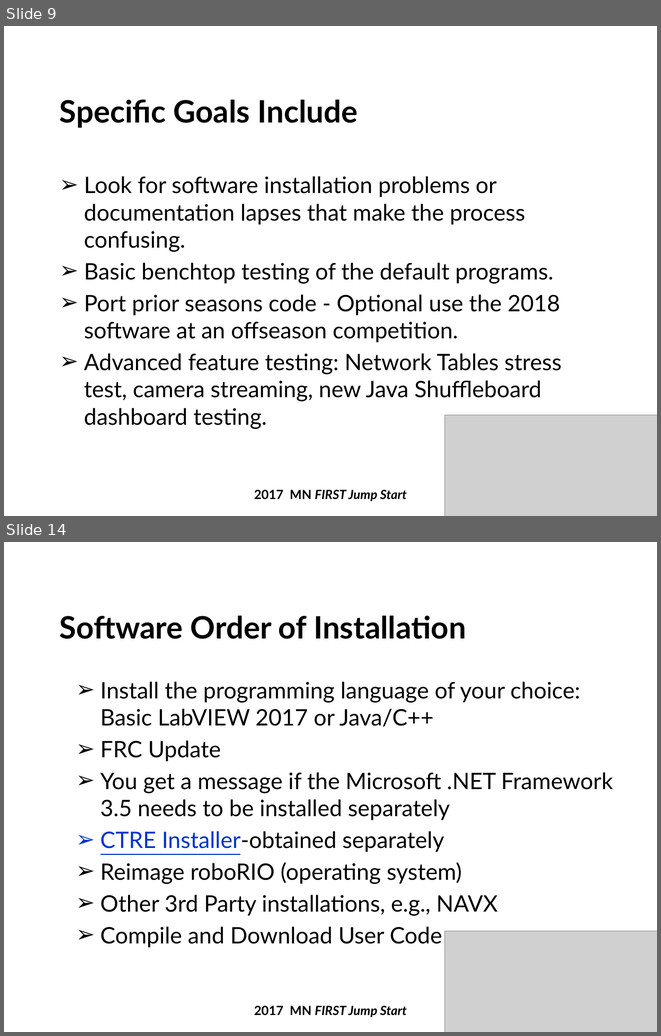
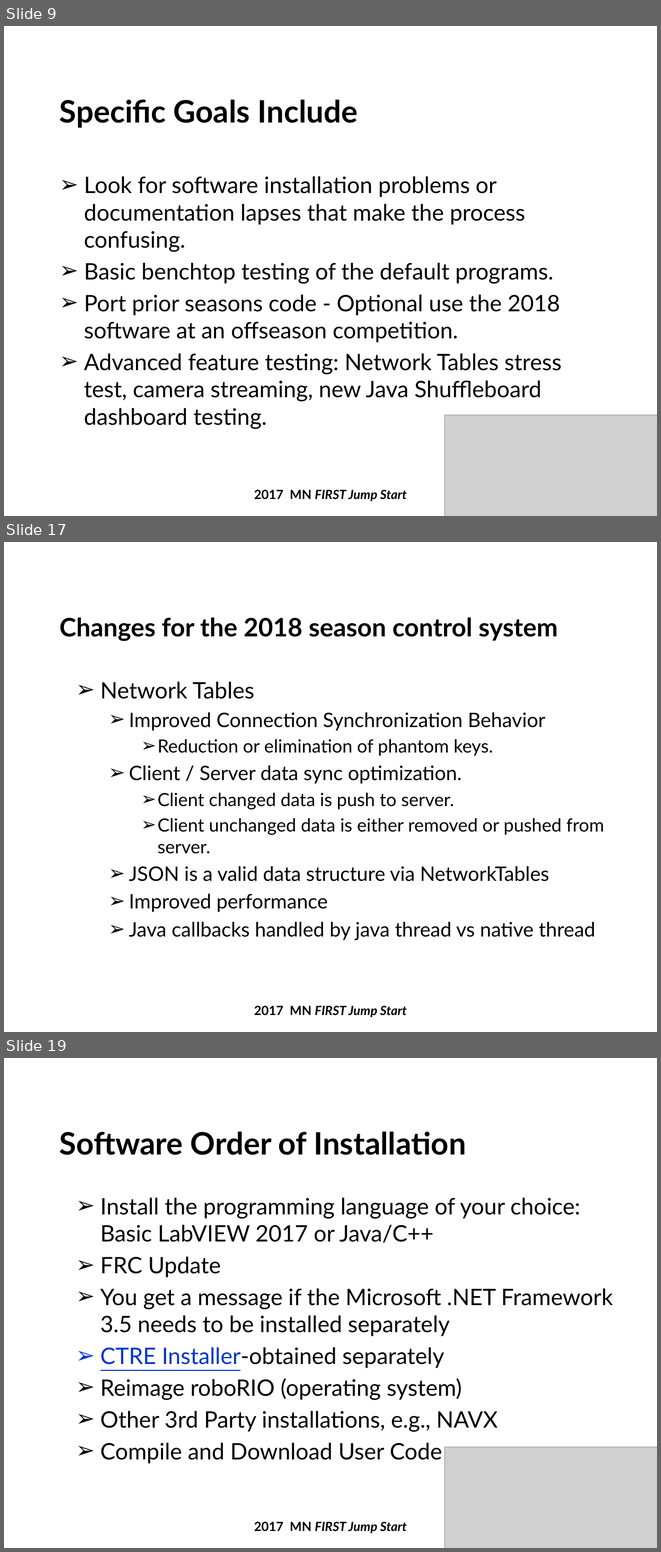
Before and after one commit to firstmncsa/csa_resources, a slide deck: 2018 Beta Testing JumpStart_Rev2.pptx. Shown one above the other, each under a label of ours: slides 9 and 14 before the commit, slides 9, 17 and 19 after it; the slides between them are not shown. The pictures are 661x1036 and 661x1552 pixels, drawn with LibreOffice and Linux fonts; fonts in the diff are those of the drawing; grey boxes stand for pictures; background and template pictures are left out. Boxes give left, top, right and bottom in pixels: in the first picture for what was removed or moved away, otherwise in the second. Text is boxed around its words. In the diff, an @@ line names an element or a change of style, - is before the commit and + after.

```diff
--- a/2018 Beta Testing JumpStart_Rev2.pptx
+++ b/2018 Beta Testing JumpStart_Rev2.pptx
@@ slide 17 added at <box>4,542,657,1032</box>, background #FFFFFF @@
@@ text added at <box>4,545,240,571</box>, 22 pt, text #FFFFFF @@
+CTRE::MotorControl::CAN
@@ title added at <box>60,617,558,641</box>, 28 pt, text #000000, bold @@
+Changes for the 2018 season control system
@@ text added at <box>100,681,604,940</box>, 22 pt, text #000000 @@
+➢ Network Tables
+  ➢ Improved Connection Synchronization Behavior
+    ➢ Reduction or elimination of phantom keys.
+  ➢ Client / Server data sync optimization.
+    ➢ Client changed data is push to server.
+    ➢ Client unchanged data is either removed or pushed from server.
+  ➢ JSON is a valid data structure via NetworkTables
+  ➢ Improved performance
+  ➢ Java callbacks handled by java thread vs native thread
@@ text added at <box>254,1005,407,1017</box>, 14 pt, text #000000, bold, italic @@
+2017 MN FIRST Jump Start
@@ what was slide 14 is now slide 19 @@
```
Also in this commit, not shown: 6 slides changed, 4 other slides added.
